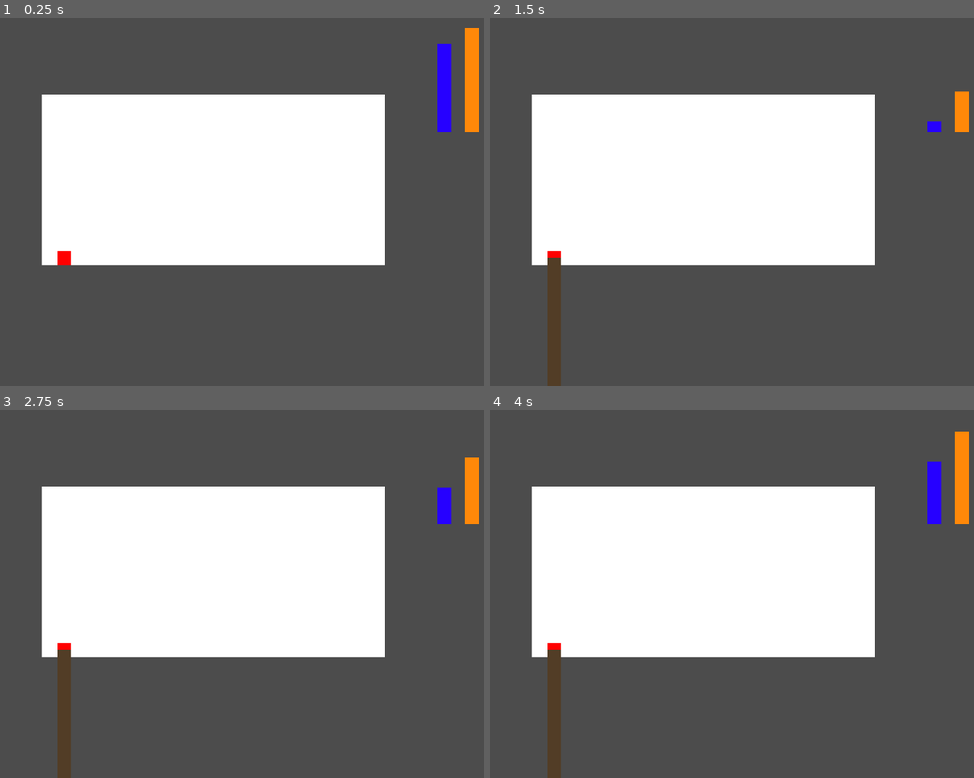
Above: before the commit, frames 1-4 (two rows, left to right).
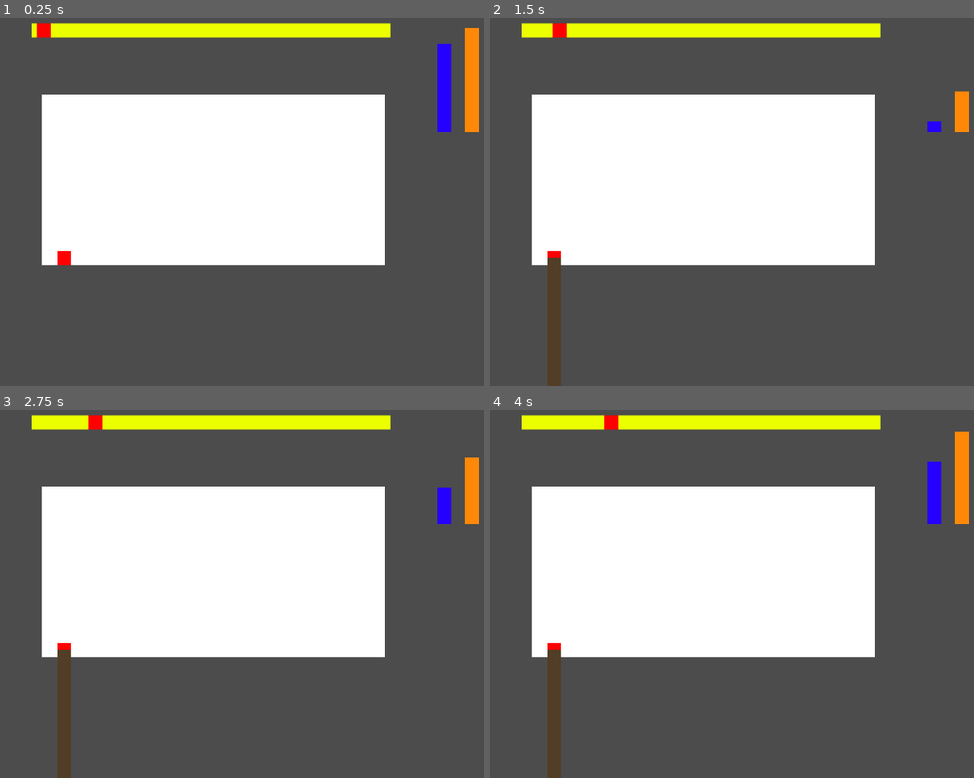
Above: after the commit, the same moments.

Repository: Hazematman/UWGameJam_Winter2023
Game: Godot game, scene res://scenes/TestScene.tscn
The game is run twice, just before and just after one commit, with the same random seed, the same clock (stepped at 60 frames per second) and the same inputs.
Inputs (mouse positions are in pixels of both pictures, inside the frame that each line leads up to):
- Up to frame 1 (0.25 s): no input
- Up to frame 2 (1.5 s): move the mouse to (552, 257) at 0.52 s; click (552, 257) at 0.67 s; move the mouse to (514, 213) at 1.27 s; click (514, 213) at 1.42 s
- Up to frame 3 (2.75 s): move the mouse to (62, 722) at 2.02 s; click (62, 722) at 2.17 s
- Up to frame 4 (4 s): move the mouse to (659, 667) at 2.77 s; click (659, 667) at 2.92 s; move the mouse to (891, 645) at 3.52 s; click (891, 645) at 3.67 s

The runs differ from the first frame. In frame 1, 3.0% of the frame differs, in the area x 6-81%, y 1-6%; in frame 2, 3.0%; in frame 3, 3.0%; in frame 4, 3.0%.

Commit message:
Add progress bar

Diff:
--- /dev/null
+++ b/scenes/ProgressBar.tscn
@@ -0,0 +1,16 @@
+[gd_scene load_steps=2 format=2]
+
+[ext_resource path="res://scripts/ProgressBar.gd" type="Script" id=1]
+
+[node name="ProgressBar" type="Node2D"]
+script = ExtResource( 1 )
+
+[node name="Bar" type="ColorRect" parent="."]
+margin_right = 1035.0
+margin_bottom = 40.0
+color = Color( 0.921569, 1, 0, 1 )
+
+[node name="Mover" type="ColorRect" parent="."]
+margin_right = 40.0
+margin_bottom = 40.0
+color = Color( 1, 0, 0, 1 )
--- a/scenes/Root.tscn
+++ b/scenes/Root.tscn
@@ -1,6 +1,6 @@
 [gd_scene load_steps=4 format=2]
 
-[ext_resource path="res://scenes/Root.gd" type="Script" id=1]
+[ext_resource path="res://scripts/Root.gd" type="Script" id=1]
 
 [sub_resource type="RectangleShape2D" id=1]
 extents = Vector2( 20, 20 )
--- a/scenes/TestScene.tscn
+++ b/scenes/TestScene.tscn
@@ -1,8 +1,9 @@
-[gd_scene load_steps=4 format=2]
+[gd_scene load_steps=5 format=2]
 
 [ext_resource path="res://scenes/WaterBar.tscn" type="PackedScene" id=1]
 [ext_resource path="res://scenes/RootGuy.tscn" type="PackedScene" id=2]
 [ext_resource path="res://scenes/Root.tscn" type="PackedScene" id=3]
+[ext_resource path="res://scenes/ProgressBar.tscn" type="PackedScene" id=4]
 
 [node name="Node2D" type="Node2D"]
 
@@ -27,3 +28,7 @@
 
 [node name="Root" parent="." instance=ExtResource( 3 )]
 position = Vector2( 558, 710 )
+
+[node name="ProgressBar" parent="." instance=ExtResource( 4 )]
+position = Vector2( 464, 33 )
+node_path = NodePath("../RootGuy")
--- /dev/null
+++ b/scripts/ProgressBar.gd
@@ -0,0 +1,27 @@
+extends Node2D
+
+
+# Declare member variables here. Examples:
+# var a = 2
+# var b = "text"
+
+export(NodePath) var node_path
+onready var source_node = get_node(node_path)
+
+onready var bar = get_node("Bar")
+onready var mover = get_node("Mover")
+
+var start_position = 0
+var end_position = 0
+
+# Called when the node enters the scene tree for the first time.
+func _ready():
+	start_position = bar.rect_global_position.x
+	end_position = bar.rect_global_position.x + bar.rect_size.x - mover.rect_size.x
+
+
+# Called every frame. 'delta' is the elapsed time since the previous frame.
+func _process(_delta):
+	var progress = source_node.progress
+
+	mover.rect_global_position.x = lerp(start_position, end_position, progress)
--- a/scripts/RootGuy.gd
+++ b/scripts/RootGuy.gd
@@ -6,6 +6,7 @@
 # var b = "text"
 var health = 1.0
 var nutrient = 1.0
+var progress = 0.0
 
 
 # Called when the node enters the scene tree for the first time.
@@ -26,3 +27,7 @@
 		nutrient = nutrient - 0.01
 		if nutrient < 0:
 			nutrient = 1.0
+
+	progress += 0.001
+	if progress > 1.0:
+		progress = 0
Renamed: scenes/Root.gd -> scripts/Root.gd
